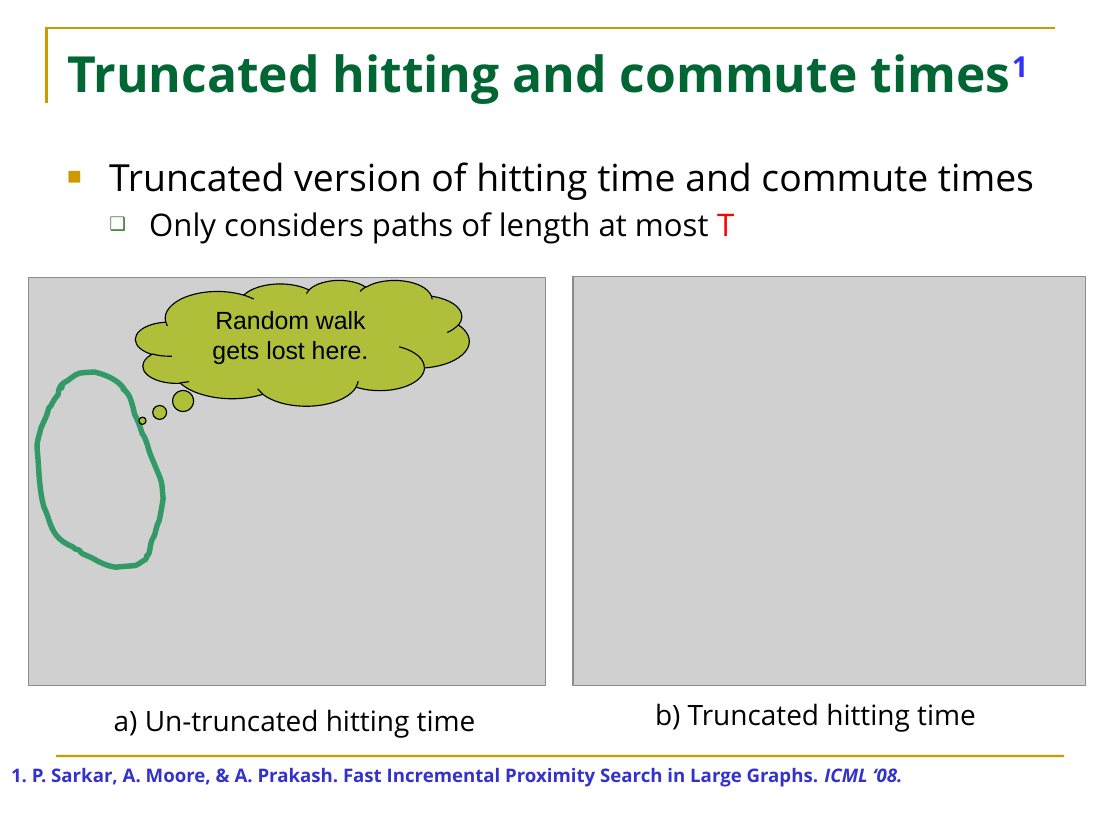
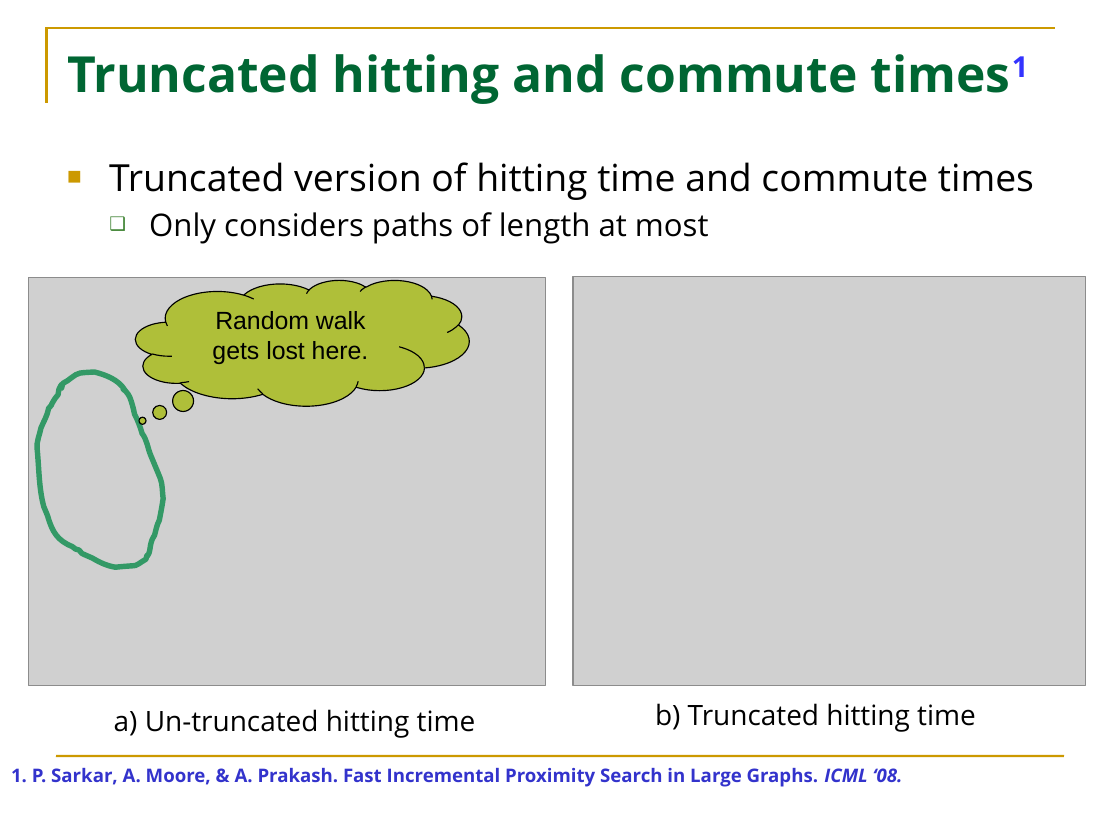
Before and after one commit to HuanSGT/rw-dir-prox, a slide deck: slide 7 of Random Walk based Proximity Measures in Directed Graphs.pptx. Drawn at 1120x840 pixels with LibreOffice and Linux fonts; fonts in the diff are those of the drawing; grey boxes stand for pictures; background and template pictures are left out. Boxes give left, top, right and bottom in pixels: in the first picture for what was removed or moved away, otherwise in the second. Text is boxed around its words. In the diff, an @@ line names an element or a change of style, - is before the commit and + after.

```diff
--- a/Random Walk based Proximity Measures in Directed Graphs.pptx
+++ b/Random Walk based Proximity Measures in Directed Graphs.pptx
@@ text at (149, 212, 709, 244): text changed @@
-  ❑ Only considers paths of length at most T
+  ❑ Only considers paths of length at most
```
Also in this commit, not shown: 11 other slides changed, 2 slides added.
